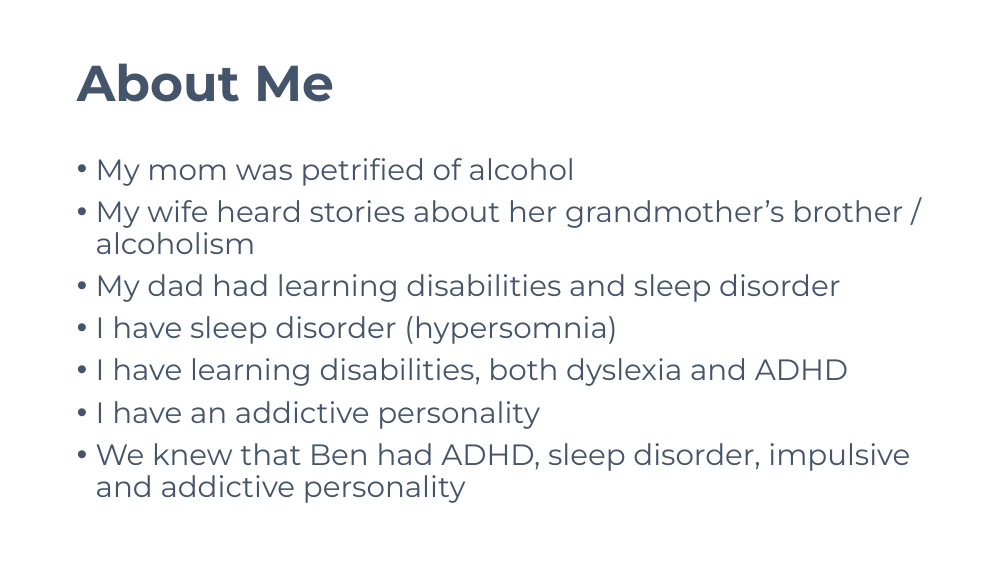
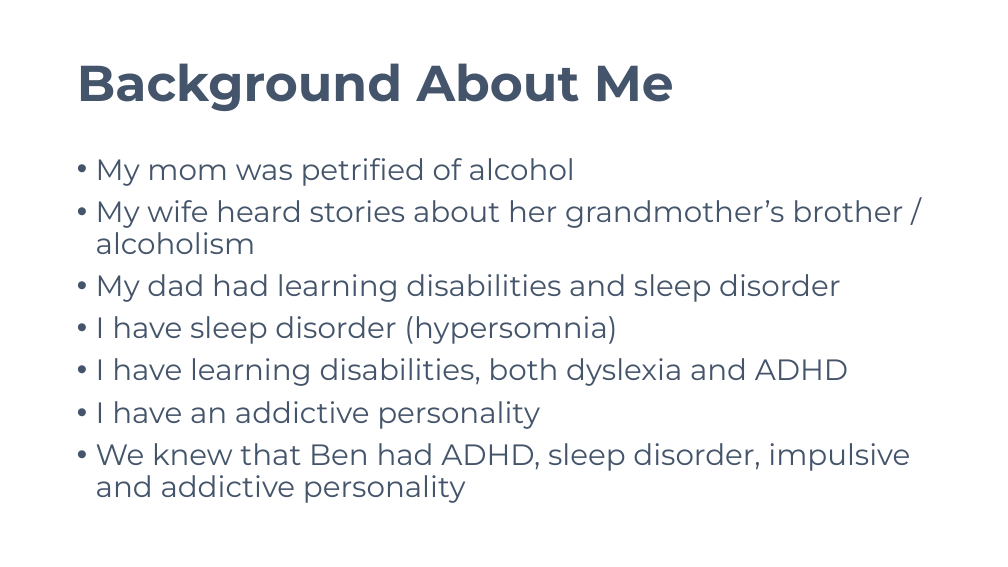
Before and after one commit to avifarah/Know-the-signs-when-and-how-talk-about-drugs, a slide deck: slide 4 of Know the Signs_When and How to Talk about Drugs.pptx. Drawn at 1008x567 pixels with LibreOffice and Linux fonts; fonts in the diff are those of the drawing. Boxes give left, top, right and bottom in pixels: in the first picture for what was removed or moved away, otherwise in the second. Text is boxed around its words. In the diff, an @@ line names an element or a change of style, - is before the commit and + after.

Commit message:
Change About me to background about me

```diff
--- a/Know the Signs_When and How to Talk about Drugs.pptx
+++ b/Know the Signs_When and How to Talk about Drugs.pptx
@@ title at [77, 63, 674, 111]: text changed @@
-About Me
+Background About Me
```
